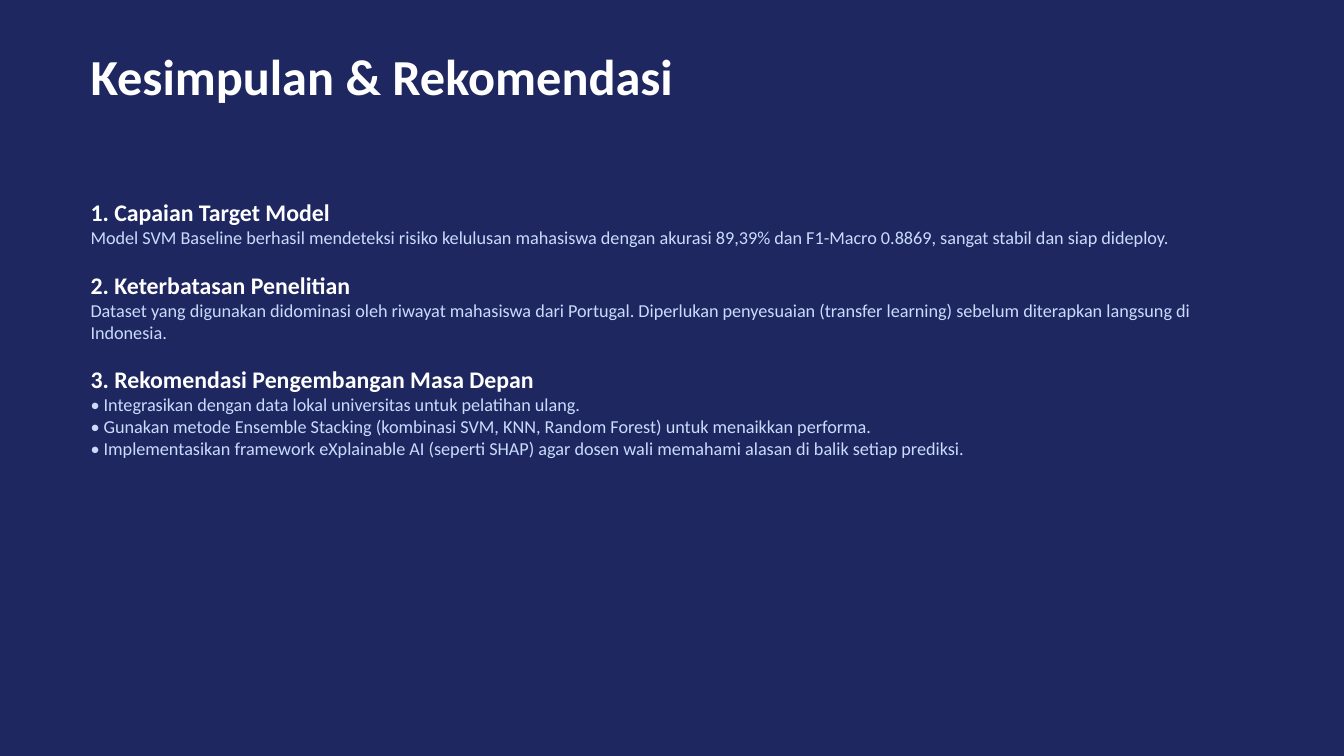
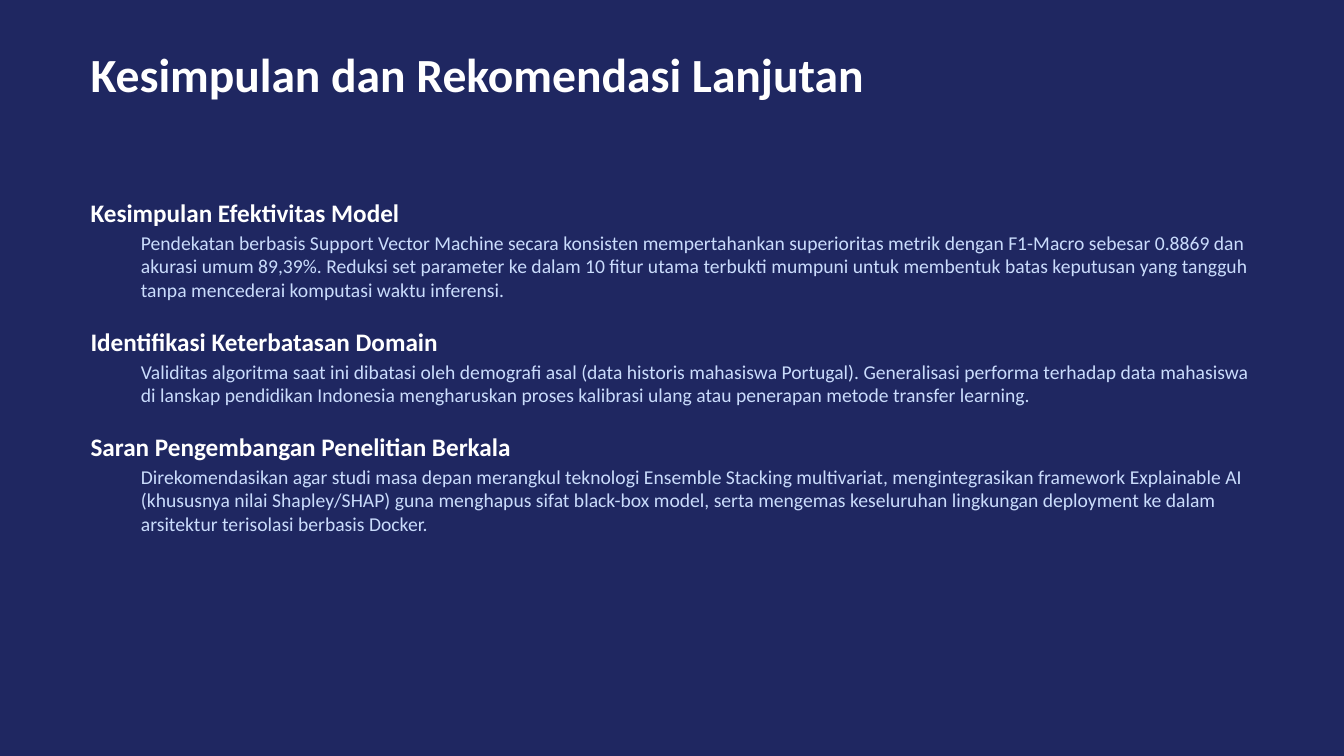
Before and after one commit to hafizmuzani011-collab/uas-ml-kelulusan, a slide deck: slide 9 of presentation/presentasi_uas_ml.pptx. Drawn at 1344x756 pixels with LibreOffice and Linux fonts; fonts in the diff are those of the drawing. Boxes give left, top, right and bottom in pixels: in the first picture for what was removed or moved away, otherwise in the second. Text is boxed around its words. In the diff, an @@ line names an element or a change of style, - is before the commit and + after.

```diff
--- a/presentation/presentasi_uas_ml.pptx
+++ b/presentation/presentasi_uas_ml.pptx
@@ text at (91, 58, 864, 100): text changed; size 36 to 34 pt @@
-Kesimpulan & Rekomendasi
+Kesimpulan dan Rekomendasi Lanjutan
@@ text at (91, 204, 1248, 531): text changed; size 13 to 14 pt @@
-1. Capaian Target Model
-Model SVM Baseline berhasil mendeteksi risiko kelulusan mahasiswa dengan akurasi 89,39% dan F1-Macro 0.8869, sangat stabil dan siap dideploy.
-2. Keterbatasan Penelitian
-Dataset yang digunakan didominasi oleh riwayat mahasiswa dari Portugal. Diperlukan penyesuaian (transfer learning) sebelum diterapkan langsung di Indonesia.
-3. Rekomendasi Pengembangan Masa Depan
-• Integrasikan dengan data lokal universitas untuk pelatihan ulang.
-• Gunakan metode Ensemble Stacking (kombinasi SVM, KNN, Random Forest) untuk menaikkan performa.
-• Implementasikan framework eXplainable AI (seperti SHAP) agar dosen wali memahami alasan di balik setiap prediksi.
+Kesimpulan Efektivitas Model
+  Pendekatan berbasis Support Vector Machine secara konsisten mempertahankan superioritas metrik dengan F1-Macro sebesar 0.8869 dan akurasi umum 89,39%. Reduksi set parameter ke dalam 10 fitur utama terbukti mumpuni untuk membentuk batas keputusan yang tangguh tanpa mencederai komputasi waktu inferensi.
+Identifikasi Keterbatasan Domain
+  Validitas algoritma saat ini dibatasi oleh demografi asal (data historis mahasiswa Portugal). Generalisasi performa terhadap data mahasiswa di lanskap pendidikan Indonesia mengharuskan proses kalibrasi ulang atau penerapan metode transfer learning.
+Saran Pengembangan Penelitian Berkala
+  Direkomendasikan agar studi masa depan merangkul teknologi Ensemble Stacking multivariat, mengintegrasikan framework Explainable AI (khususnya nilai Shapley/SHAP) guna menghapus sifat black-box model, serta mengemas keseluruhan lingkungan deployment ke dalam arsitektur terisolasi berbasis Docker.
```
Also in this commit, not shown: 8 other slides changed, 1 slide added, 1 slide removed, 1 other file.
